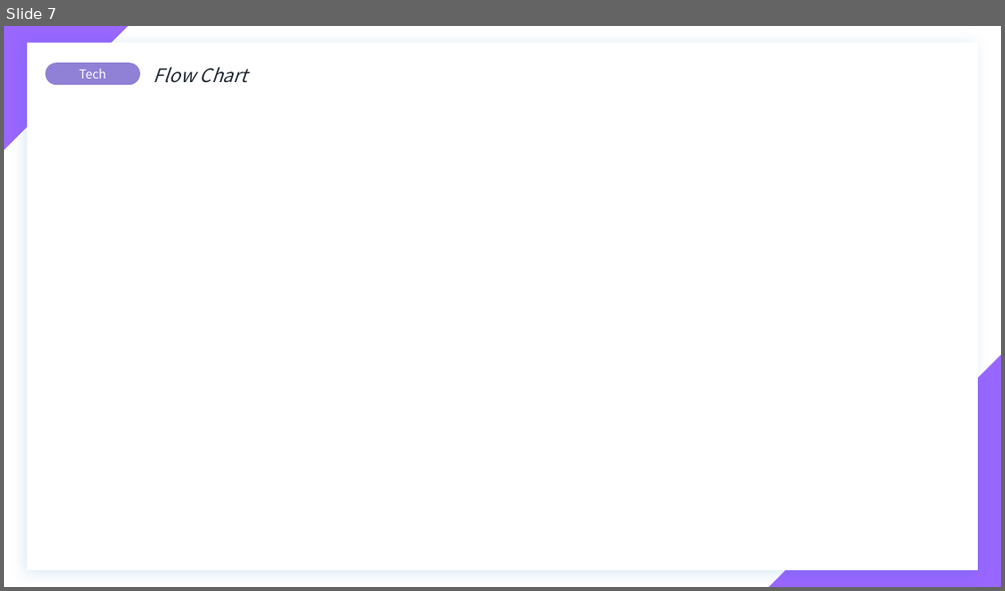
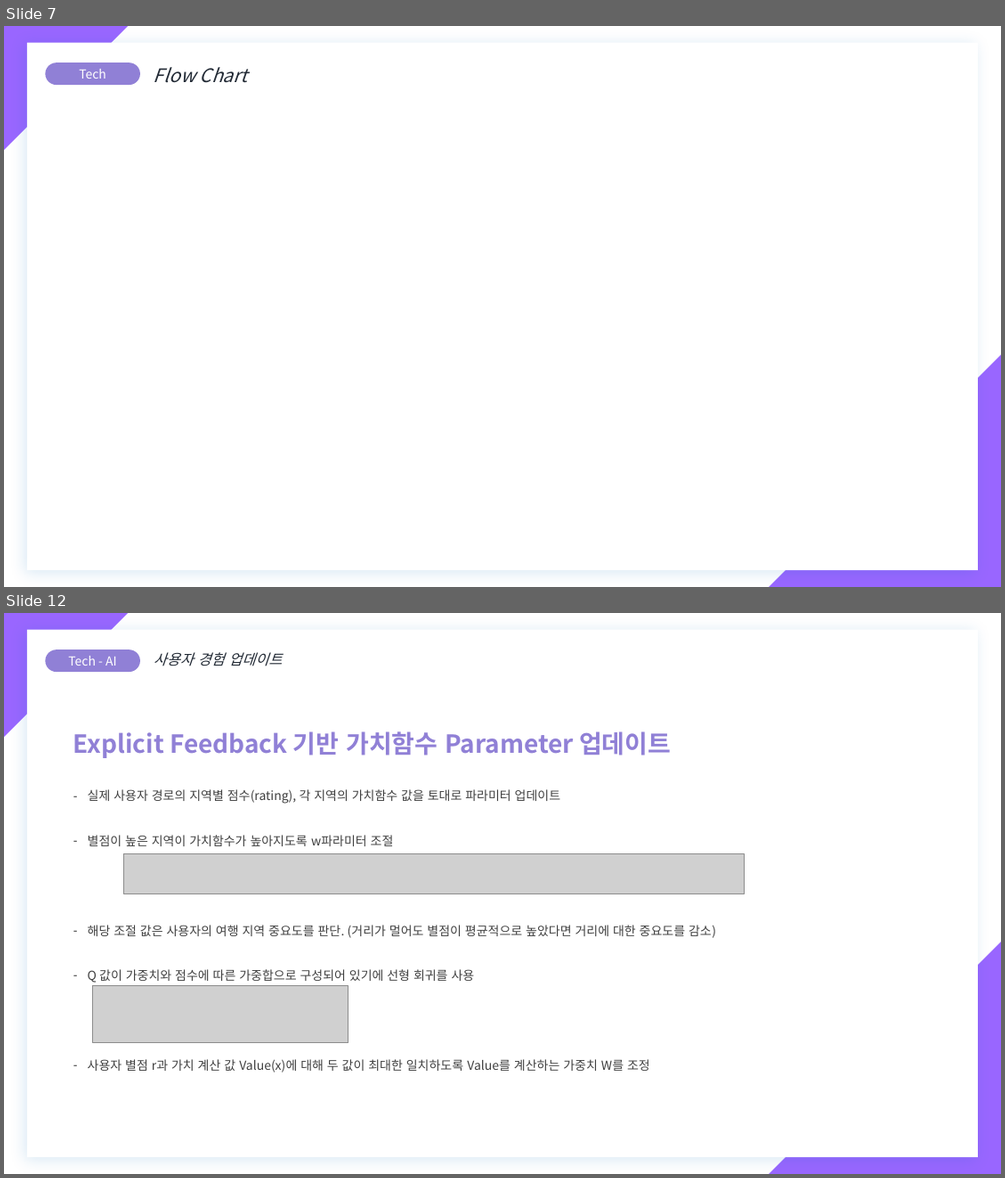
Before and after one commit to YeongIn-Hwang/2025_AI_Academic-Festival, a slide deck: Voyage.pptx. Shown one above the other, each under a label of ours: slide 7 before the commit, slides 7 and 12 after it; the slides between them are not shown. The pictures are 1005x591 and 1005x1178 pixels, drawn with LibreOffice and Linux fonts; fonts in the diff are those of the drawing; grey boxes stand for pictures. Boxes give left, top, right and bottom in pixels: in the first picture for what was removed or moved away, otherwise in the second. Text is boxed around its words. In the diff, an @@ line names an element or a change of style, - is before the commit and + after.

```diff
--- a/Voyage.pptx
+++ b/Voyage.pptx
@@ slide 12 added at box(4, 613, 1001, 1174), background #FFFFFF @@
@@ right triangle added at box(4, 613, 128, 737), fill #9966FF @@
@@ rectangle added at box(27, 629, 978, 1157), fill #FFFFFF @@
@@ rounded rectangle added at box(45, 649, 140, 672), fill #9080D6, 12 pt, text #FFFFFF @@
+Tech - AI
@@ text added at box(154, 652, 282, 666), 14 pt, text #222A35, italic @@
+    사용자 경험 업데이트
@@ text added at box(73, 731, 716, 1072), 12 pt, text #404040 @@
+Explicit Feedback 기반 가치함수 Parameter 업데이트
+– 실제 사용자 경로의 지역별 점수(rating), 각 지역의 가치함수 값을 토대로 파라미터 업데이트
+– 별점이 높은 지역이 가치함수가 높아지도록 w파라미터 조절
+– 해당 조절 값은 사용자의 여행 지역 중요도를 판단. (거리가 멀어도 별점이 평균적으로 높았다면 거리에 대한 중요도를 감소)
+– Q 값이 가중치와 점수에 따른 가중합으로 구성되어 있기에 선형 회귀를 사용
+– 사용자 별점 r과 가치 계산 값 Value(x)에 대해 두 값이 최대한 일치하도록 Value를 계산하는 가중치 W를 조정
@@ picture added at box(123, 854, 744, 893) @@
@@ right triangle added at box(769, 941, 1001, 1174), fill #9966FF @@
@@ picture added at box(93, 985, 348, 1043) @@
```
Also in this commit, not shown: 2 slides changed, 5 other slides added, 5 slides removed, 3 other files.
